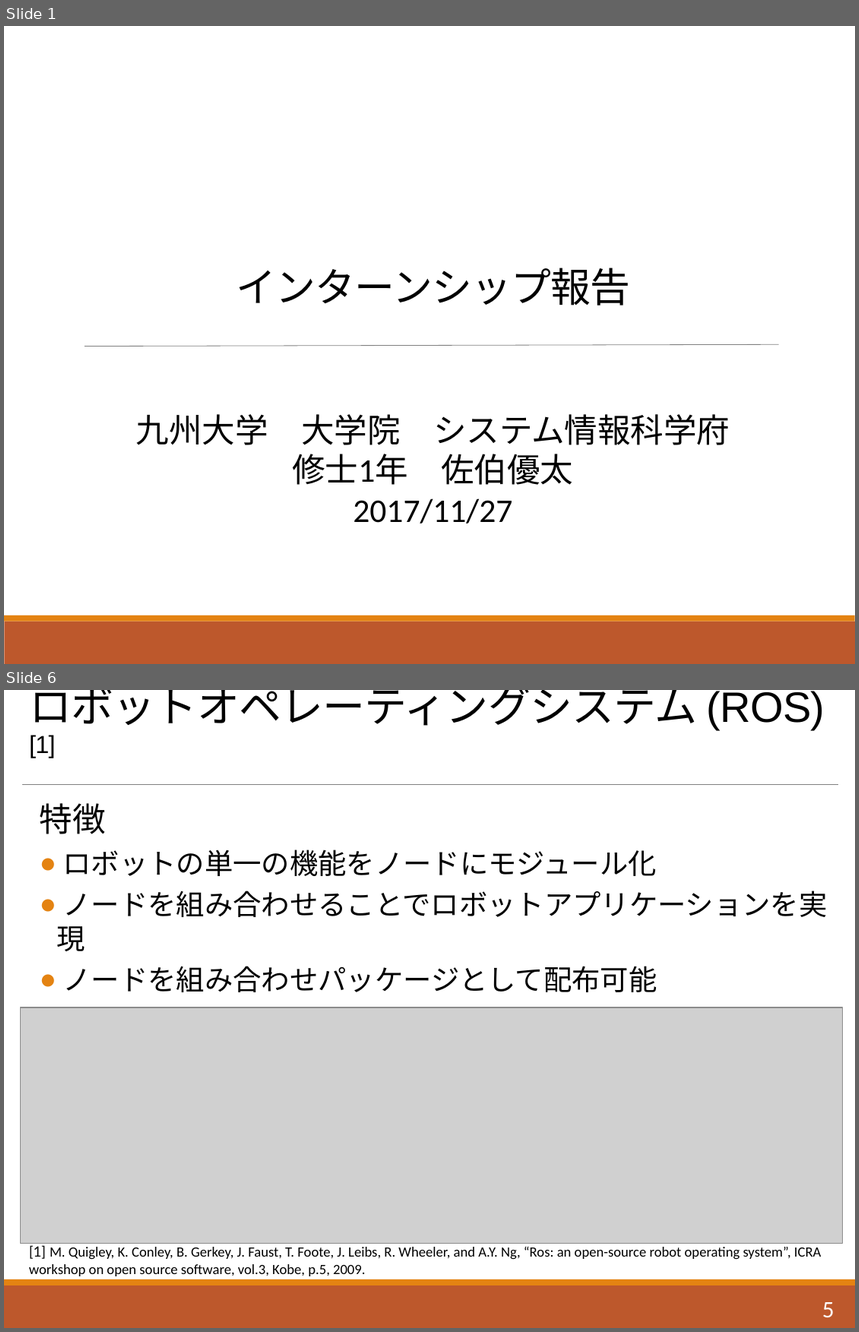
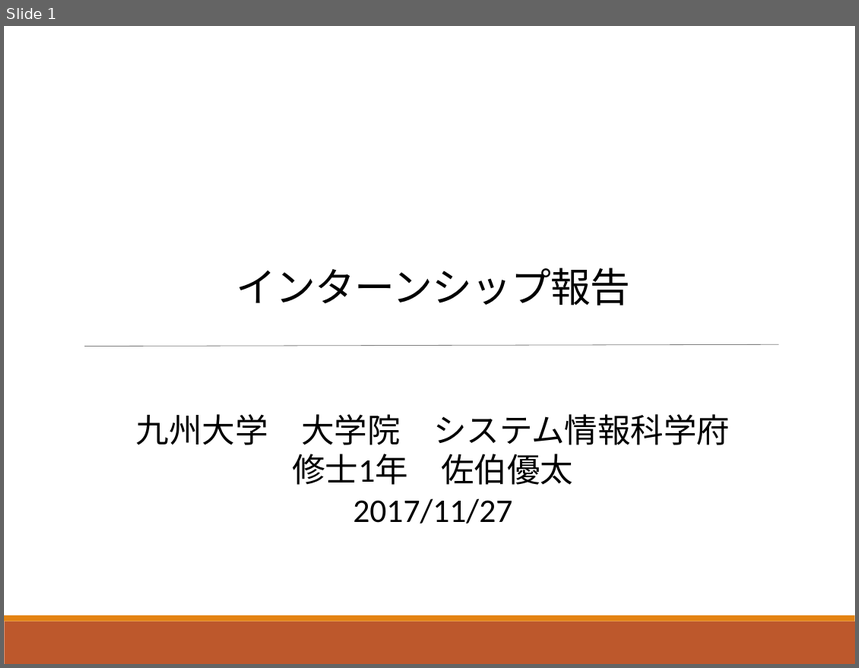
Before and after one commit to Saeki1120/Document, a slide deck: PBL/インターン報告会/インターン報告.pptx. Shown one above the other, each under a label of ours: slides 1 and 6 before the commit, slide 1 after it; the slides between them are not shown. The pictures are 859x1332 and 859x668 pixels, drawn with LibreOffice and Linux fonts; fonts in the diff are those of the drawing; grey boxes stand for pictures. Boxes give left, top, right and bottom in pixels: in the first picture for what was removed or moved away, otherwise in the second. Text is boxed around its words. In the diff, an @@ line names an element or a change of style, - is before the commit and + after.

```diff
--- a/PBL/インターン報告会/インターン報告.pptx
+++ b/PBL/インターン報告会/インターン報告.pptx
@@ slide 6 removed at box(4, 690, 855, 1328), background #FFFFFF; not listed: 1 template element that a slide beside it also shows @@
@@ title removed at box(29, 690, 826, 758) @@
-ロボットオペレーティングシステム (ROS) [1]
@@ line removed from (23, 785) to (838, 785) @@
@@ text removed at box(40, 803, 827, 1008) @@
-  特徴
-  ● ロボットの単一の機能をノードにモジュール化
-  ● ノードを組み合わせることでロボットアプリケーションを実現
-  ● ノードを組み合わせパッケージとして配布可能
-  ● 迅速な開発が可能
@@ picture removed at box(20, 1008, 842, 1243) @@
@@ text removed at box(29, 1246, 822, 1277) @@
-[1] M. Quigley, K. Conley, B. Gerkey, J. Faust, T. Foote, J. Leibs, R. Wheeler, and A.Y. Ng, “Ros: an open-source robot operating system”, ICRA workshop on open source software, vol.3, Kobe, p.5, 2009.
@@ rectangle removed at box(4, 1286, 855, 1328) @@
@@ page number removed at box(823, 1303, 835, 1318) @@
-5
```
Also in this commit, not shown: 3 slides changed, 1 slide added, 55 other slides removed.
